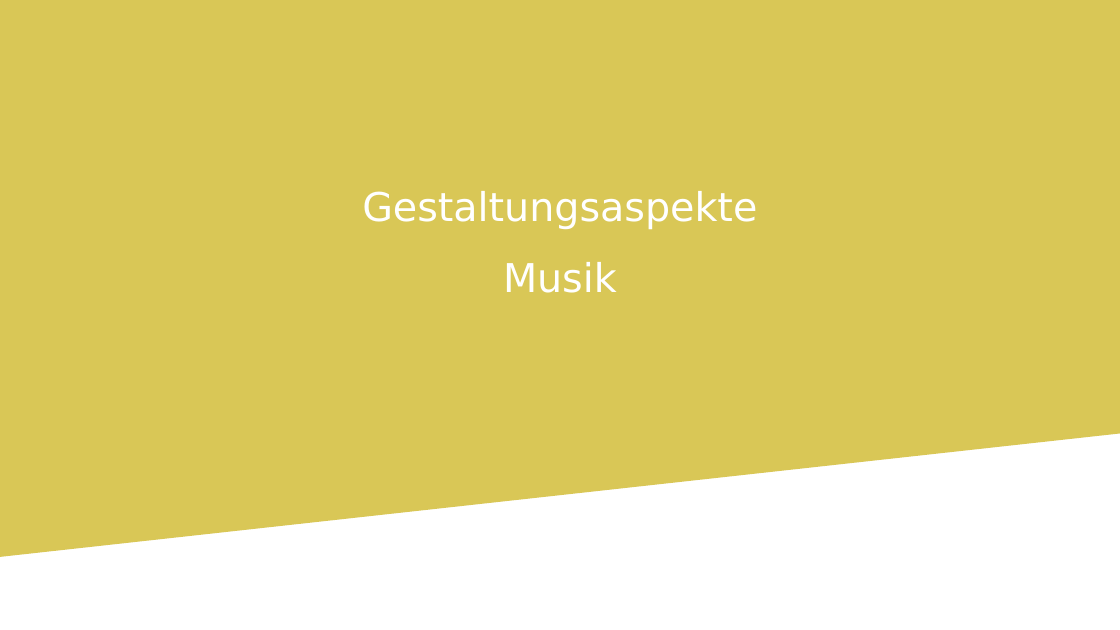
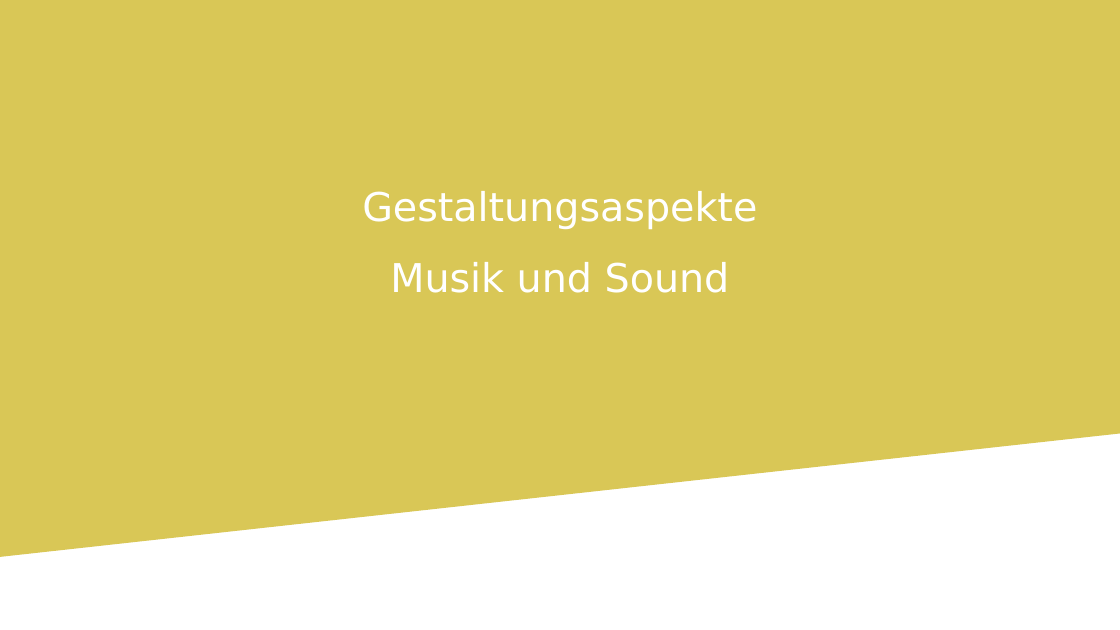
Before and after one commit to LaraBiewers/Teamprojekt_GameDev, a slide deck: slide 16 of Abschlusspraesentation.odp (slide 11 before the commit). Drawn at 1120x630 pixels with LibreOffice and Linux fonts; fonts in the diff are those of the drawing; background and template pictures are left out. Boxes give left, top, right and bottom in pixels: in the first picture for what was removed or moved away, otherwise in the second. Text is boxed around its words. In the diff, an @@ line names an element or a change of style, - is before the commit and + after.

```diff
--- a/Abschlusspraesentation.odp
+++ b/Abschlusspraesentation.odp
@@ text at <box>390,262,730,293</box>: text changed @@
-Musik
+Musik und Sound
```
Also in this commit, not shown: 6 other slides changed, 10 slides added, 3 slides removed.
